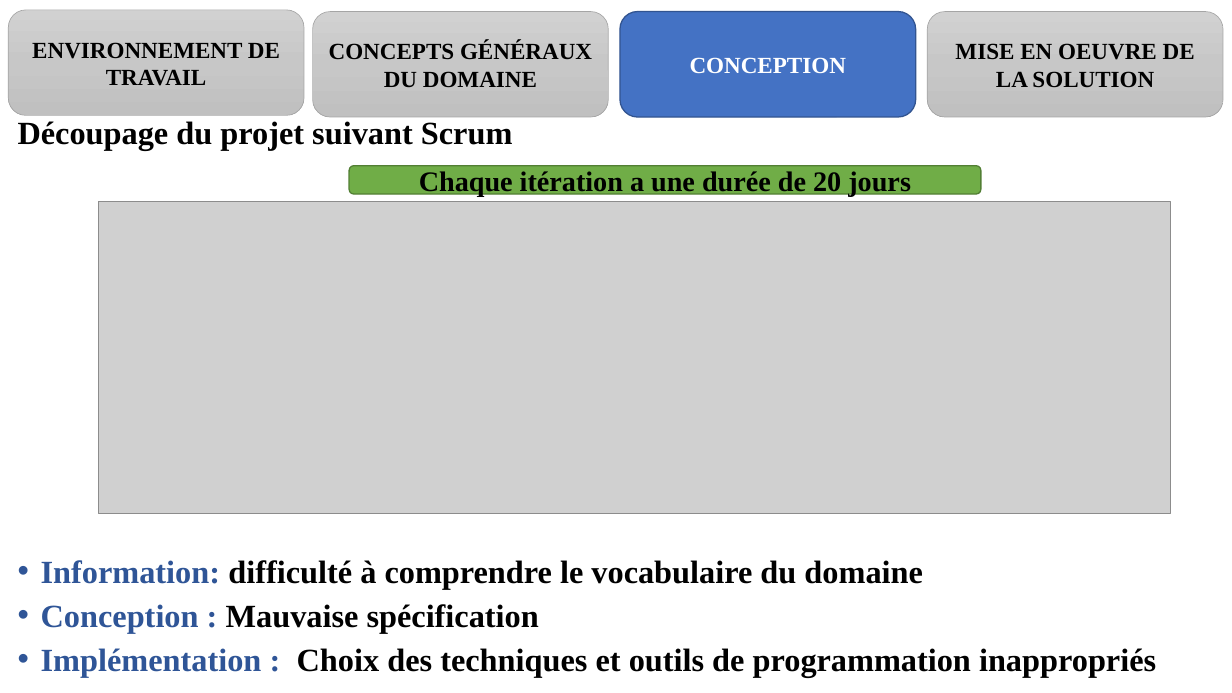
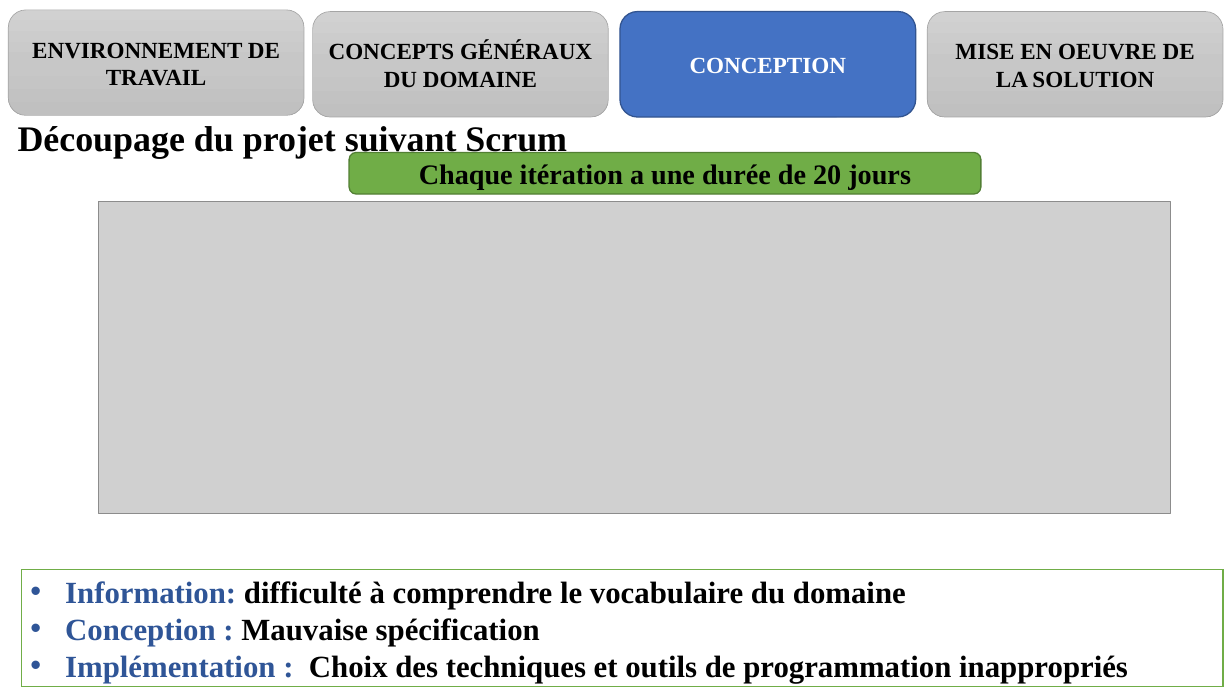
Before and after one commit to melaken/distdocs, a slide deck: slide 15 of Documents/theme/diapo.pptx. Drawn at 1232x693 pixels with LibreOffice and Linux fonts; fonts in the diff are those of the drawing; grey boxes stand for pictures. Boxes give left, top, right and bottom in pixels: in the first picture for what was removed or moved away, otherwise in the second. Text is boxed around its words. In the diff, an @@ line names an element or a change of style, - is before the commit and + after.

```diff
--- a/Documents/theme/diapo.pptx
+++ b/Documents/theme/diapo.pptx
@@ text "Découpage du projet suivant Scrum" at bbox=[18, 126, 567, 158]: size 25.2 to 28 pt; line spacing 0.8 to 0.9 @@
@@ rounded rectangle "Chaque itération a une durée ...": place and size @@
-rounded rectangle "Chaque itération a une durée ..." at bbox=[349, 165, 982, 194]
+rounded rectangle "Chaque itération a une durée ..." at bbox=[349, 152, 982, 194]
@@ rectangle added at bbox=[21, 569, 1224, 687], fill #FFFFFF, outline #70AD47 1 pt, 24 pt, text #000000, bold @@
+• Information: difficulté à comprendre le vocabulaire du domaine
+• Conception : Mauvaise spécification
+• Implémentation : Choix des techniques et outils de programmation inappropriés
@@ text at bbox=[41, 560, 1156, 678]: paragraphs removed @@
-• Information: difficulté à comprendre le vocabulaire du domaine
-• Conception : Mauvaise spécification
-• Implémentation : Choix des techniques et outils de programmation inappropriés
```
Also in this commit, not shown: 13 other slides changed, 2 other files.
